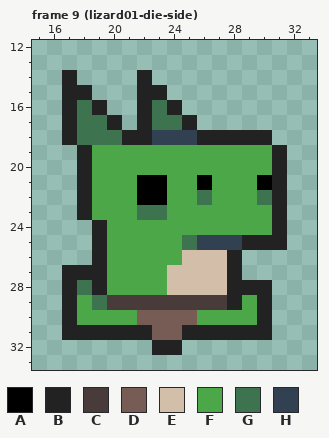
Two versions of one pixel-art file, resources/lizard01.aseprite. Above is the file before it was changed.
48x48 pixels, 9 frames. Shown: frame 9 (lizard01-die-side): x 15..33, y 12..33.
Palette (. is transparent): A #000000  B #222222  C #483b3a  D #775c55  E #d3bfa9  F #4ba747  G #3d734f  H #314152
Pixels before, frame 9 (lizard01-die-side), first column x 17:
14 B....B.........
15 BB...BB........
16 BGB..BGB.......
17 BGGB.BGGB......
18 BGGGBBHHHBBBBB.
19 .BFFFFFFFFFFFFB
20 .BFFFFFFFFFFFFB
21 .BFFFAAFFAFFFAB
22 .BFFFAAFFGFFFGB
23 .BFFFGGFFFFFFFB
24 ..BFFFFFFFFFFFB
25 ..BFFFFFGHHHBBB
26 ..BFFFFFEEEB...
27 BBBFFFFEEEEB...
28 BGBFFFFEEEEBBB.
29 BFGCCCCCCCCBFB.
30 BFFFFDDDDFFFFB.
31 BBBBBBDDBBBBBB.
32 ......BB.......
After the commit:
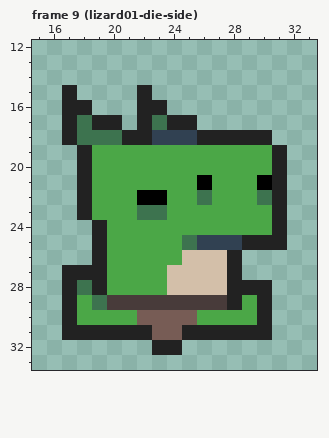
Commit message: create lizard01 class
Changes in this commit:
Frame 9 (lizard01-die-side):
The edit turns colour G into colour B in row 16 at x 18 and 23; in row 17 at x 19 and 24.
The edit turns colour A into colour F in row 21 at x 22 to 23.
The author cleared colour B in row 14 at x 17 and 22; in row 15 at x 18 and 23; in row 16 at x 19 and 24.
Changed places in both pictures, as pixel boxes (x1, y1, x2, y2):
changed: (62, 70, 182, 130)
changed: (137, 175, 167, 190)
